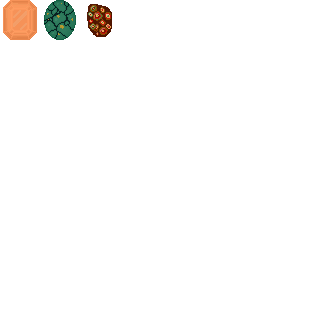
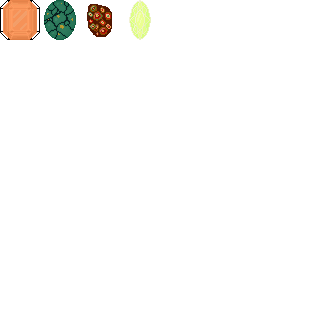
Two versions of the same layered image (320px x 320px). Layer-by-layer changes:
painted on "shine" over [left=132, top=4, right=142, bottom=33]
painted on "gem" over [left=129, top=0, right=151, bottom=40]
added layer "guide 2" above "guide" over [left=133, top=7, right=147, bottom=33]
showed "guide", painted on it over [left=0, top=0, right=151, bottom=40]
